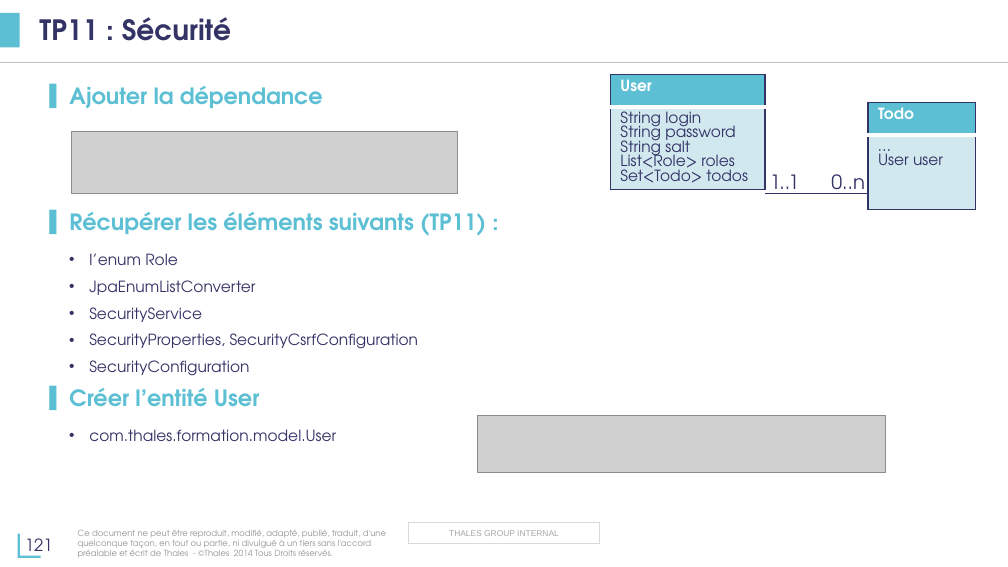
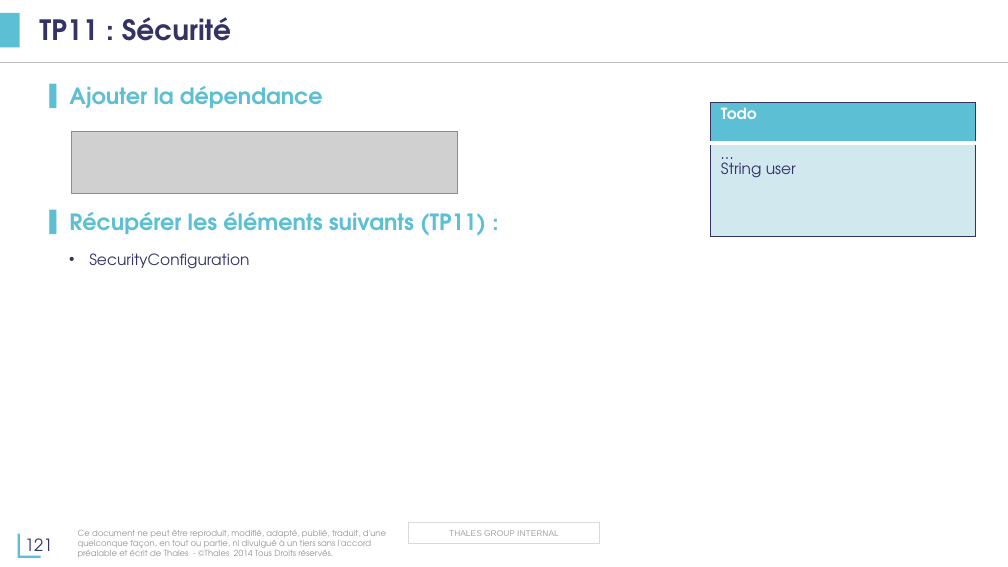
Before and after one commit to tsn-coding-dojo/java-spring-formation, a slide deck: slide 121 of présentation/Formation-Java.pptx. Drawn at 1008x567 pixels with LibreOffice and Linux fonts; fonts in the diff are those of the drawing; grey boxes stand for pictures; background and template pictures are left out. Boxes give left, top, right and bottom in pixels: in the first picture for what was removed or moved away, otherwise in the second. Text is boxed around its words. In the diff, an @@ line names an element or a change of style, - is before the commit and + after.

Commit message:
Simplify security TP by adding inMemoryAuthentication + easier CSRF config + add a Test for Spring security

```diff
--- a/présentation/Formation-Java.pptx
+++ b/présentation/Formation-Java.pptx
@@ table removed at [611, 75, 765, 210], 2 rows, 1 columns @@
-User
-String login / String password / String salt / List<Role> roles / Set<Todo> todos
@@ table at [711, 103, 976, 236] @@
-row 2, column 1: … / User user
+row 2, column 1: … / String user
@@ table: place and size @@
-table at [868, 103, 976, 210]
+table at [711, 103, 976, 236]
@@ text removed at [770, 174, 799, 194] @@
-1..1
@@ text removed at [831, 174, 865, 194] @@
-0..n
@@ line removed from (867, 194) to (765, 194) @@
@@ text at [89, 253, 419, 349]: paragraphs removed @@
-  • l’enum Role
-  • JpaEnumListConverter
-  • SecurityService
-  • SecurityProperties, SecurityCsrfConfiguration
@@ text at [69, 388, 336, 441]: paragraphs removed @@
-▌ Créer l’entité User
-  • com.thales.formation.model.User
@@ picture removed at [478, 415, 886, 473] @@
```
Also in this commit, not shown: 2 other slides changed, 1 slide removed, 19 other files.
